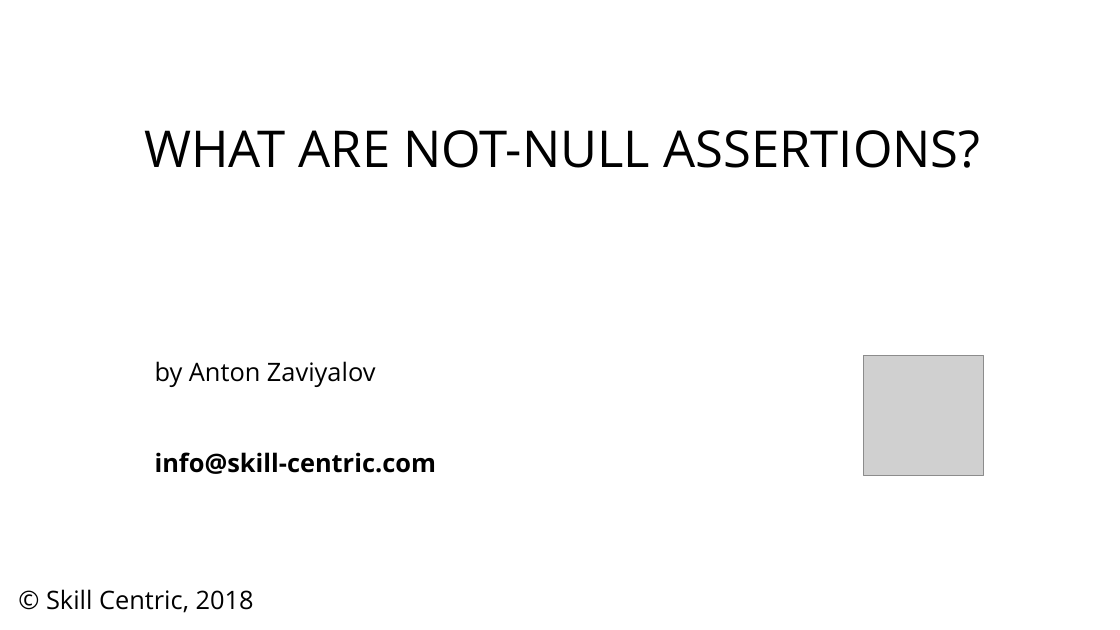
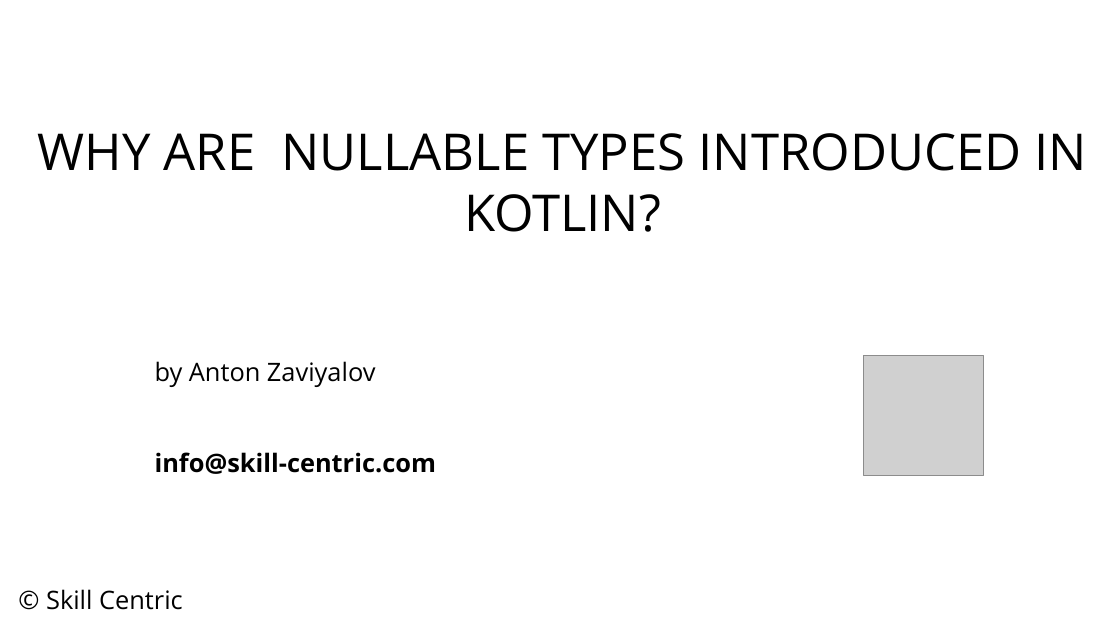
Before and after one commit to skill-centric/utils, a slide deck: slide 1 of src/main/resources/slide-template.pptx. Drawn at 1120x630 pixels with LibreOffice and Linux fonts; fonts in the diff are those of the drawing; grey boxes stand for pictures. Boxes give left, top, right and bottom in pixels: in the first picture for what was removed or moved away, otherwise in the second. Text is boxed around its words. In the diff, an @@ line names an element or a change of style, - is before the commit and + after.

```diff
--- a/src/main/resources/slide-template.pptx
+++ b/src/main/resources/slide-template.pptx
@@ text added at (38,133,1086,232), 36 pt, text #000000 @@
+WHY ARE NULLABLE TYPES INTRODUCED IN KOTLIN?
@@ text removed at (144,130,980,168) @@
-WHAT ARE NOT-NULL ASSERTIONS?
@@ text at (46,589,183,610): text changed @@
-© Skill Centric, 2018
+© Skill Centric
```
Also in this commit, not shown: 2 other slides changed, 11 slides added, 1 slide removed.
